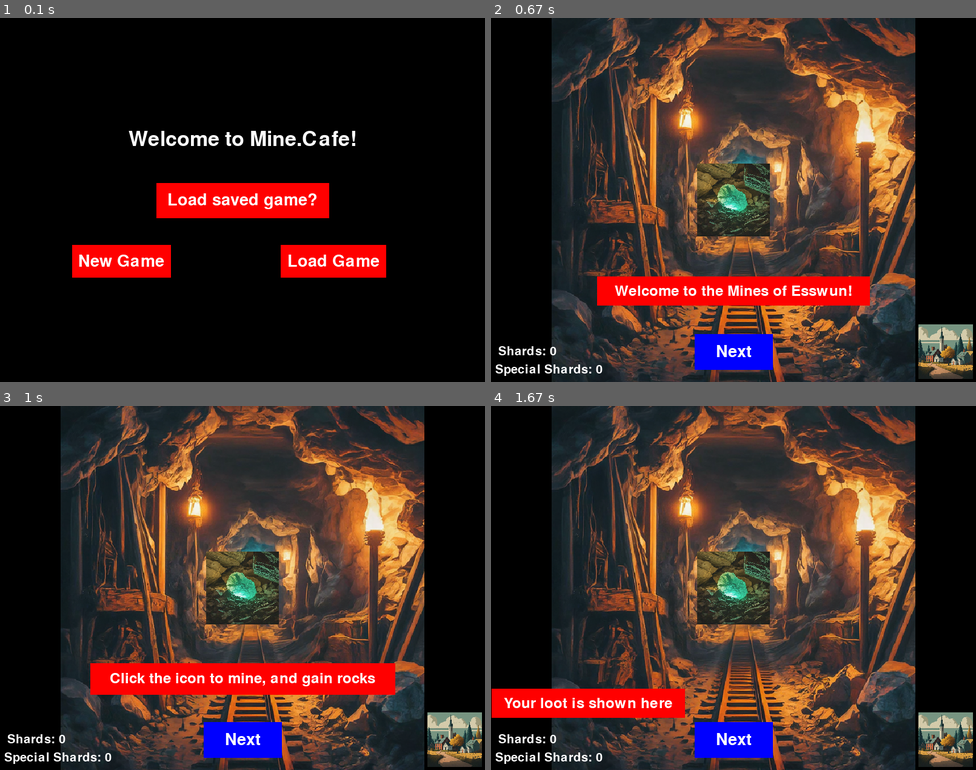
Above: before the commit, frames 1-4 (two rows, left to right).
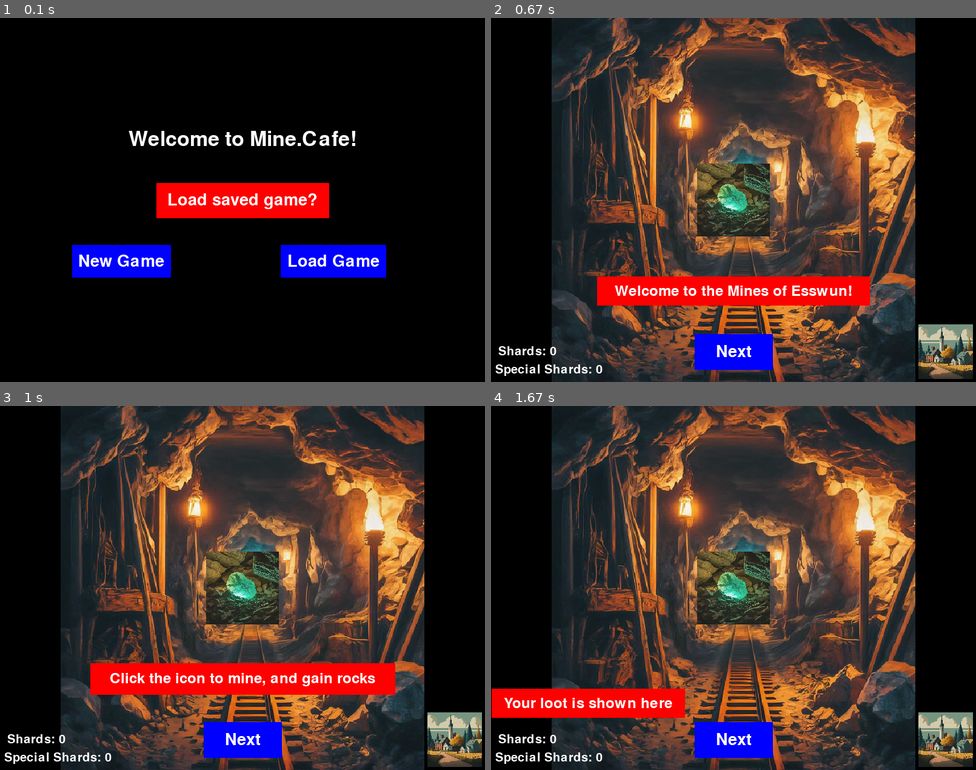
Above: after the commit, the same moments.

Repository: booltastic/Opus-PyGame-Project
Game: pygame game, started from main.py
Two runs of this game, one before a commit and one after it. Both use one fixed random seed, a clock stepped at 60 frames per second and the inputs below.
Inputs:
- Up to frame 1 (0.1 s): no input
- Up to frame 2 (0.67 s): click "New Game" at 0.38 s
- Up to frame 3 (1 s): click "Next" at 0.72 s
- Up to frame 4 (1.67 s): click "Next" at 1.05 s

The runs differ from the first frame. In frame 1, 3.4% of the frame differs, in the area x 14-80%, y 62-72%; in frame 2, nothing differs; in frame 3, nothing differs; in frame 4, nothing differs.

Commit message:
Add files via upload

Diff:
--- a/main.py
+++ b/main.py
@@ -88,9 +88,9 @@
 hire_worker_icon = pygame.image.load('HireWorkerIcon.png')
 hire_worker_icon = pygame.transform.scale(hire_worker_icon, (120, 120))
 
-def game_timer(counter):
+def game_timer():
+    global counter
     counter += 1
-    return counter
 # Drawing scene backgrounds
 def draw_background(locationimage):
     background_image = pygame.transform.scale(locationimage, (WINDOW_HEIGHT,WINDOW_HEIGHT))
@@ -114,11 +114,9 @@
     return_icon_image = pygame.transform.scale(locationiconimage,(90,90))
     screen.blit(return_icon_image,icon_rect)
     return icon_rect
-
 #Make shard
 def make_click_shard():
-    global shard
-    global sshard
+    global shard, sshard
     shard+=(minerstr/2)
     sshard_chance = random.randint(1,300)
     if sshard_chance >= (300-minerstr):
@@ -126,21 +124,22 @@
             sshard += 1
     if minerstr >= 15:
             sshard += 2
-def auto_miners(workers):
-    global shard
-    global sshard
+def auto_miners():
+    global shard, sshard
     if workers >= 1:
-        shard += workers/30
+        shard += workers/60
         sshard_chance = random.randint(1, 3000)
         if sshard_chance >= (3000-(workers)):
             sshard += 1
 def get_cost():
+    global minerstr, workers
+    cost_texts={}
     minerstrcost = int(minerstr*25)
-    workercost= int(workers*1.75)+5
-    str_upgrade_text = ['Click power +1!', 'Not enough shards! (Costs ' + str(minerstrcost) + ')']
-    worker_hired_text = ['Worker speed increased!', 'Not enough Special Shards! (Costs ' + str(workercost) + ')']
-    return minerstrcost, workercost,str_upgrade_text,worker_hired_text
-costs_and_texts=get_cost()
+    workercost = int(workers*1.75)+5
+    cost_texts['str_upgrade_text'] = ['Click power +1!', 'Not enough shards! (Costs ' + str(minerstrcost) + ')']
+    cost_texts['worker_hired_text'] = ['Worker speed increased!', 'Not enough Special Shards! (Costs ' + str(workercost) + ')']
+    return minerstrcost, workercost,cost_texts
+cost_texts=get_cost()[2]
 
 def draw_shardicon():
     #Shards
@@ -190,13 +189,14 @@
 def intro_rects_and_images():
     rects={}
     get_text_box(newgametext[0],40,(WINDOW_WIDTH-400,WINDOW_HEIGHT-300), RED) #tuple of 4, with 3 rects: 2 for draw, 1 for collide
-    rects['new_game_rect'] = get_text_box(newgametext[1],40, (WINDOW_WIDTH-600,WINDOW_HEIGHT-200), RED)
-    rects['load_game_rect'] = get_text_box(newgametext[2],40, (WINDOW_WIDTH-250,WINDOW_HEIGHT-200), RED)
+    rects['new_game_rect'] = get_text_box(newgametext[1],40, (WINDOW_WIDTH-600,WINDOW_HEIGHT-200), BLUE)
+    rects['load_game_rect'] = get_text_box(newgametext[2],40, (WINDOW_WIDTH-250,WINDOW_HEIGHT-200), BLUE)
     screen.blit(introstring, introtext_rect)  # blits the rendered text onto the rectangle that is at a location
 
     #functions for other scene elements can go here, and isolate the rects for collide function
     return rects
 def intro_events(rects):
+    global shard, sshard, workers, minerstr
     if rects['new_game_rect'].collidepoint(event.pos):
         change_state('TUTORIAL')
     elif rects['load_game_rect'] is not None:
@@ -269,24 +269,24 @@
     screen.blit(hire_worker_icon, rects['hire_worker_rect'])
 
     if str_up == 1:
-        get_text_box(costs_and_texts[2][0], 30, (400, 250),RED)
+        get_text_box(cost_texts['str_upgrade_text'][0], 30, (400, 250),RED)
         timer += 1
         worker_hired=0
         if timer >= 90:
             str_up, timer = 0, 0
     elif str_up == 2:
-        get_text_box(costs_and_texts[2][1], 30, (400, 250),RED)
+        get_text_box(cost_texts['str_upgrade_text'][1], 30, (400, 250),RED)
         timer += 1
         if timer >= 90:
             str_up, timer = 0, 0
     if worker_hired == 1:
-        get_text_box(costs_and_texts[3][0], 30, (400, 250),RED)
+        get_text_box(cost_texts['worker_hired_text'][0], 30, (400, 250),RED)
         timer += 1
         str_up = 0
         if timer >= 90:
             worker_hired, timer = 0, 0
     elif worker_hired == 2:
-        draw_text_box(costs_and_texts[3][1], 30, (400, 250),RED)
+        get_text_box(cost_texts['worker_hired_text'][1], 30, (400, 250),RED)
         timer += 1
         str_up = 0
         if timer >= 90:
@@ -314,8 +314,10 @@
             workers += 1
         else:
             worker_hired = 2
-    if rects['corner_location_icon']:
+    if rects['corner_location_icon'].collidepoint(event.pos):
         change_state('TOWN')
+        str_up = 0
+        worker_hired = 0
 
 def increment_number():
     global promptnumber
@@ -347,8 +349,9 @@
     screen.fill(CLEAR) # Passively fills all blank space. Catch-all just in case
 
     # Event handling
-    counter = game_timer(counter) #total frame number
+    game_timer() #total frame number
     rects=draw_scene(state)
+    auto_miners()
 
     # Update the display
     pygame.display.flip()
